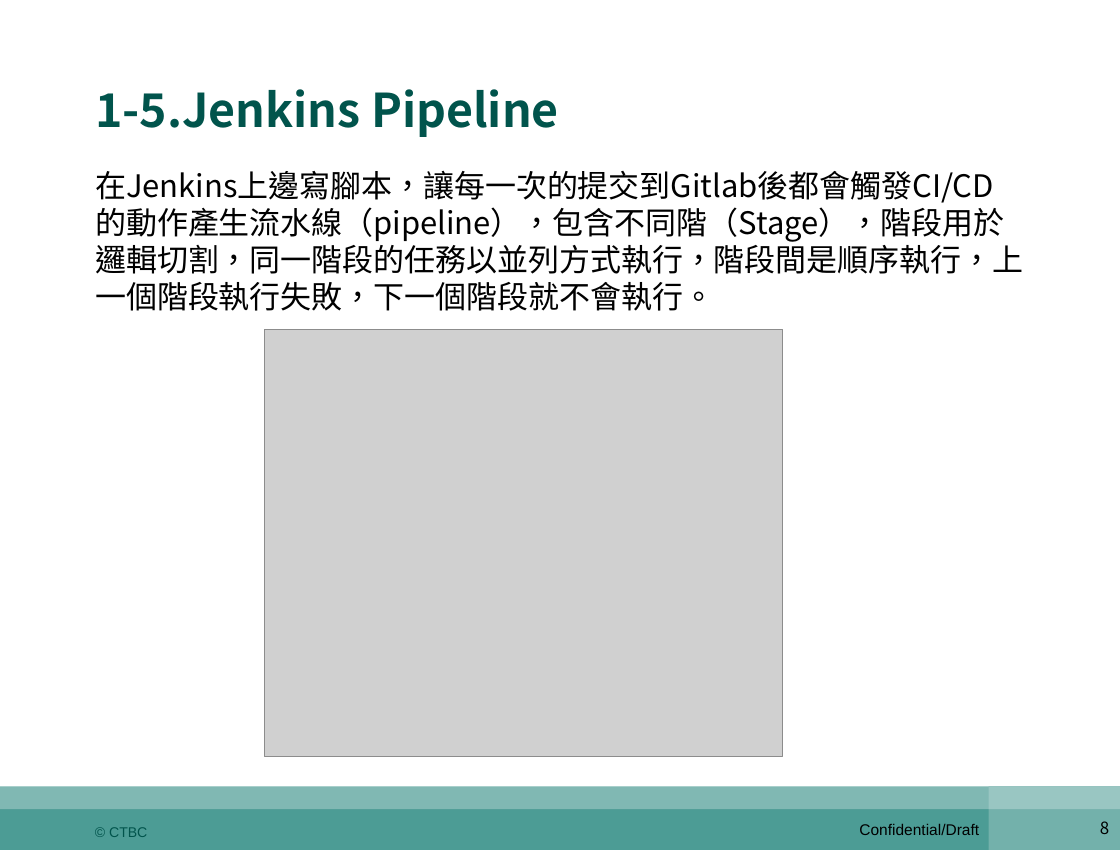
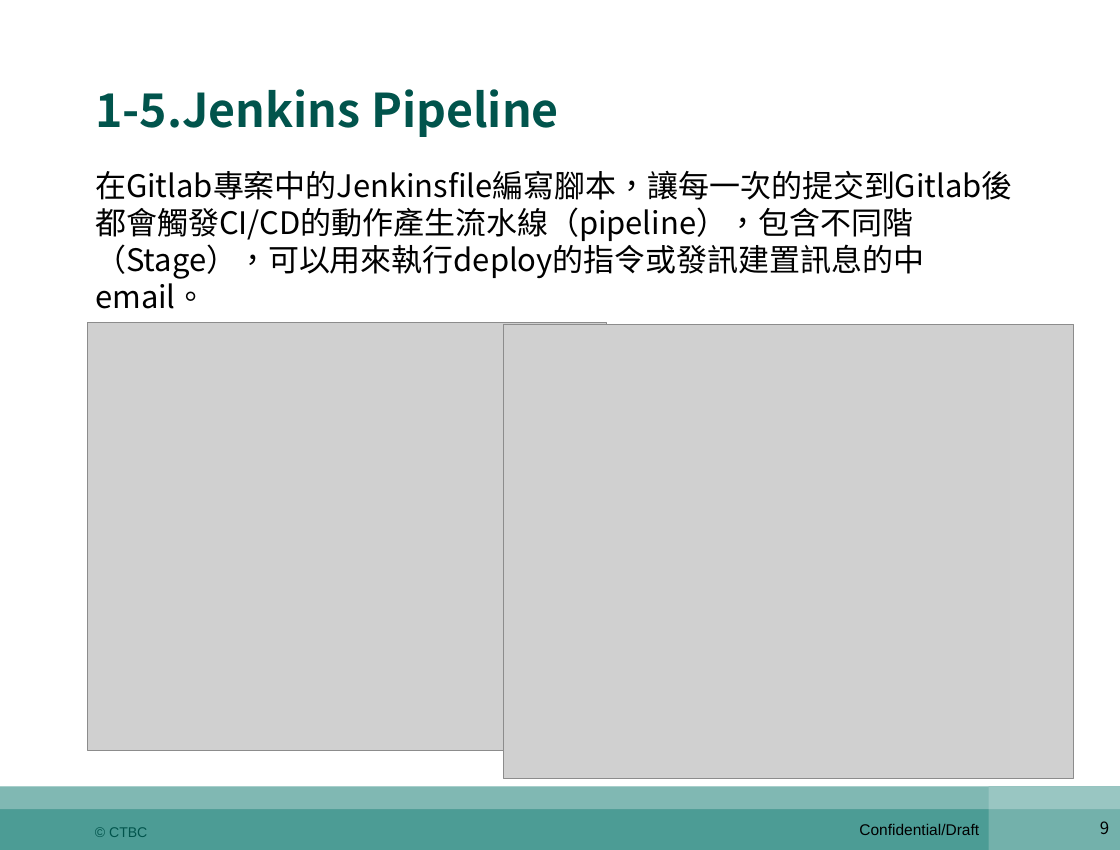
Before and after one commit to shaven105/duh, a slide deck: slide 9 of DevOps期末報告陸冠綸z00045984.pptx (slide 8 before the commit). Drawn at 1120x850 pixels with LibreOffice and Linux fonts; fonts in the diff are those of the drawing; grey boxes stand for pictures. Boxes give left, top, right and bottom in pixels: in the first picture for what was removed or moved away, otherwise in the second. Text is boxed around its words. In the diff, an @@ line names an element or a change of style, - is before the commit and + after.

```diff
--- a/DevOps期末報告陸冠綸z00045984.pptx
+++ b/DevOps期末報告陸冠綸z00045984.pptx
@@ text at [95,171,1012,309]: text changed @@
-在Jenkins上邊寫腳本，讓每一次的提交到Gitlab後都會觸發CI/CD的動作產生流水線（pipeline），包含不同階（Stage），階段用於邏輯切割，同一階段的任務以並列方式執行，階段間是順序執行，上一個階段執行失敗，下一個階段就不會執行。
+在Gitlab專案中的Jenkinsfile編寫腳本，讓每一次的提交到Gitlab後都會觸發CI/CD的動作產生流水線（pipeline），包含不同階（Stage），可以用來執行deploy的指令或發訊建置訊息的中email。
@@ picture: place and size @@
-picture at [265,329,783,756]
+picture at [88,323,607,750]
@@ picture added at [503,325,1074,778] @@
@@ page number at [1100,821,1109,834]: text changed @@
-8
+9
```
Also in this commit, not shown: 8 other slides changed, 9 slides added, 5 slides removed, 3 other files.
